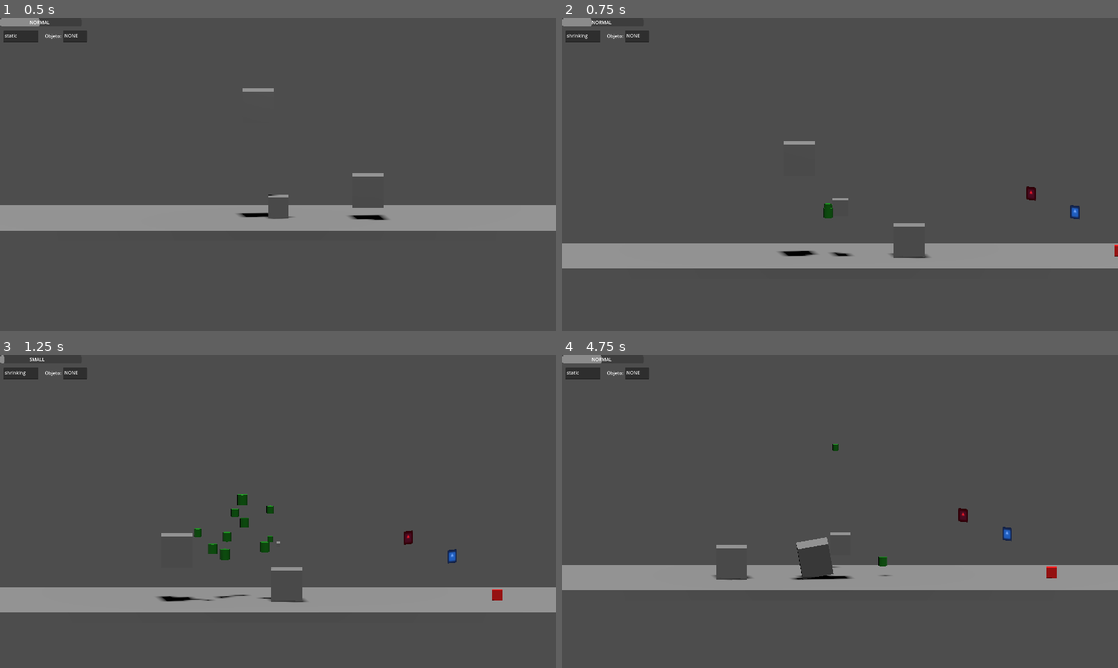
Above: before the commit, frames 1-4 (two rows, left to right).
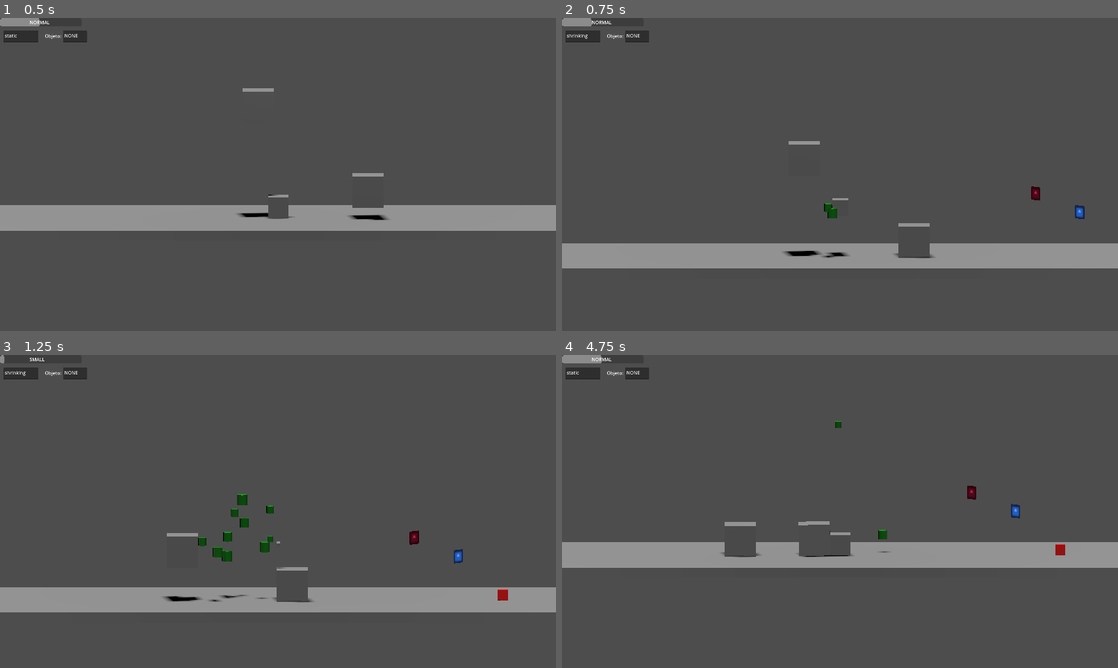
Above: after the commit, the same moments.

Repository: Isaac-Salas/GameOff2023
Game: Godot game, scene res://Levels/LevelTest.tscn
The game is run twice, just before and just after one commit, with the same random seed, the same clock (stepped at 60 frames per second) and the same inputs. The engine's default icon, where the game draws it, is replaced by a stand-in: a white triangle on a blue panel in a dark square.
Inputs:
- Up to frame 1 (0.5 s): no input
- Up to frame 2 (0.75 s): tap Enter (ui_accept) at 0.5 s; hold Right (ui_right) from 0.53 s (still down); hold X from 0.53 s (still down)
- Up to frame 3 (1.25 s): keep holding Right (ui_right); keep holding X; tap Enter (ui_accept) at 0.77 s
- Up to frame 4 (4.75 s): release Right (ui_right) at 1.28 s; release X at 1.28 s; hold Down (ui_down) 1.28-2.03 s; tap Z at 1.35 s; tap Enter (ui_accept) at 1.52, 3.02, 3.77, 4.52 s; hold Right (ui_right) 2.03-2.78 s; hold C 2.03-2.78 s; hold Up (ui_up) 2.78-3.53 s; tap X at 2.85 s; hold Z 3.53-4.28 s; hold Left (ui_left) from 3.53 s (still down); tap C at 4.35 s

Frame 1 is identical in both runs. In frame 2, 0.5% of the frame differs, in the area x 39-100%, y 39-77%; in frame 3, 0.8%; in frame 4, 14%, in the area x 0-100%, y 21-76%.

Commit message:
Update PlayerTest.gd

Diff:
--- a/Player/PlayerTest.gd
+++ b/Player/PlayerTest.gd
@@ -19,7 +19,7 @@
 	if GlobalVar.sizefactor==1:
 		GlobalVar.CURRENT = "NORMAL"
 
-	if not GlobalVar.state == "static" and GlobalVar.CURRENT == "SMALL":
+	if not GlobalVar.state == "static" and GlobalVar.sizefactor <= 1:
 		GlobalVar.SPEED = 10 / (0.44 + GlobalVar.sizefactor)
 		GlobalVar.JUMP_VELOCITY = 20 / (0.44 + GlobalVar.sizefactor)
 
